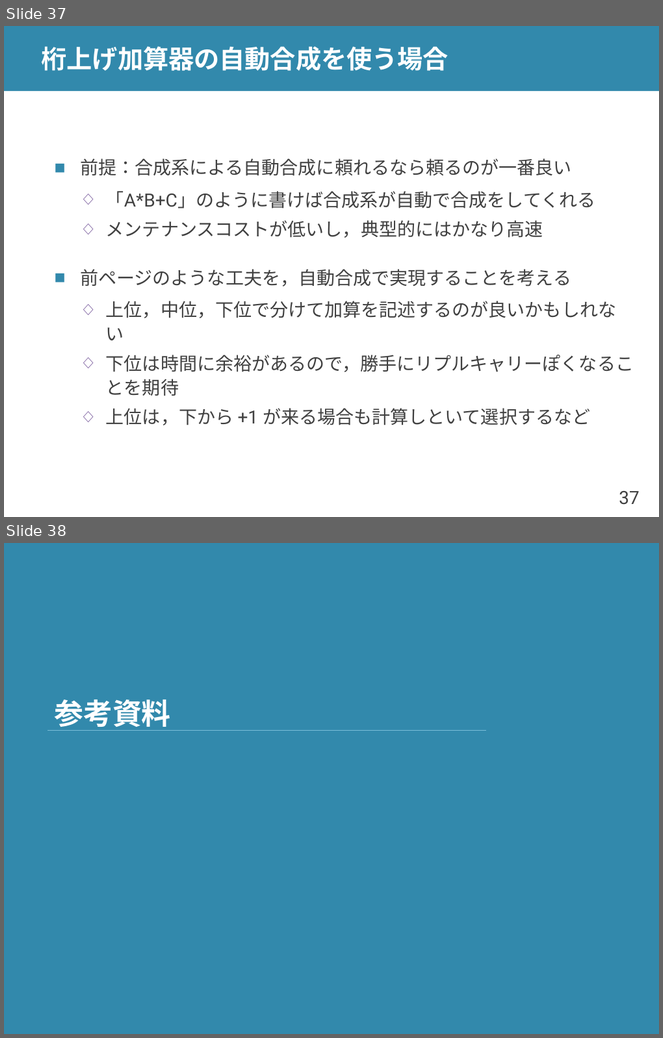
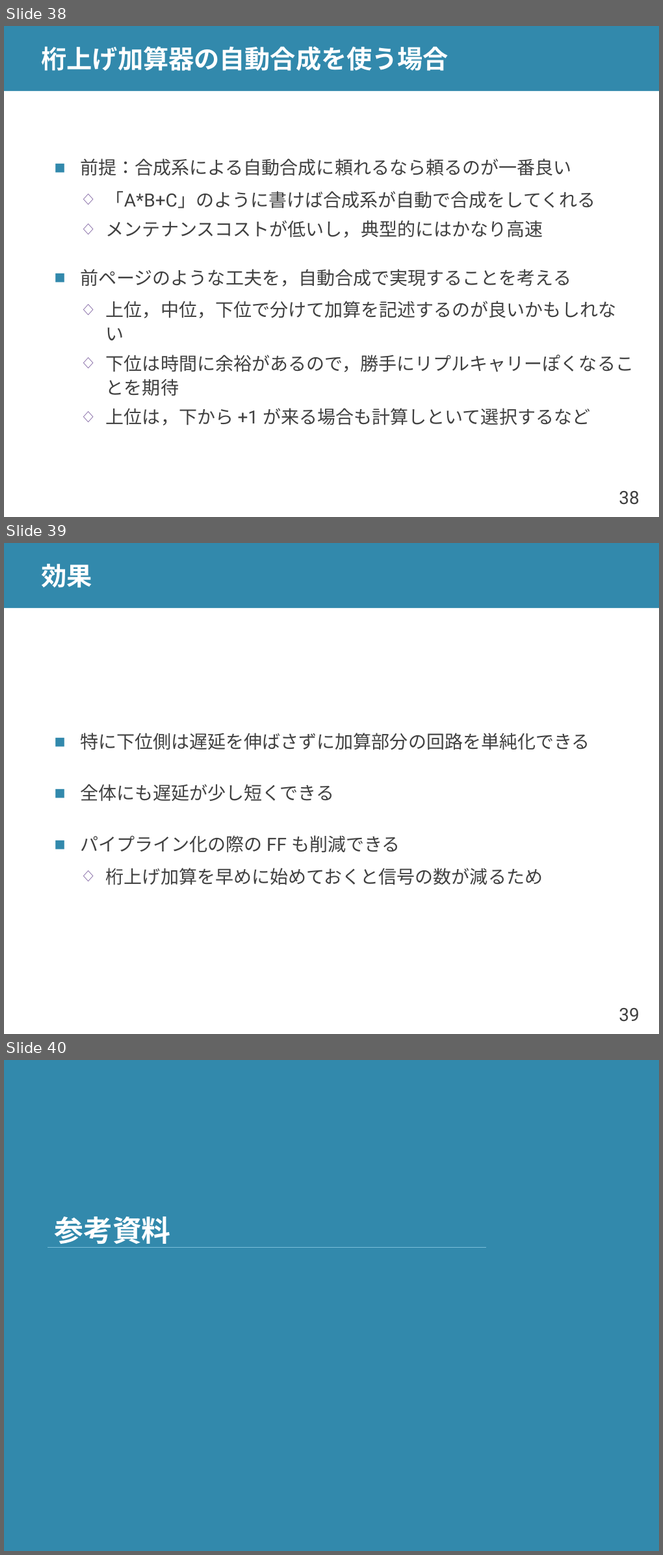
Before and after one commit to shioyadan/advanced-computer-organization, a slide deck: aco-shioya-appendix-fpu.pptx. Shown one above the other, each under a label of ours: slides 37 and 38 before the commit, slides 38, 39 and 40 after it. The pictures are 663x1038 and 663x1555 pixels, drawn with LibreOffice and Linux fonts; fonts in the diff are those of the drawing. Boxes give left, top, right and bottom in pixels: in the first picture for what was removed or moved away, otherwise in the second. Text is boxed around its words. In the diff, an @@ line names an element or a change of style, - is before the commit and + after.

Commit message:
浮動小数点演算器の高速化のウォレス木の部分を加筆
厚みを意識した加算の最適化の例を追加

```diff
--- a/aco-shioya-appendix-fpu.pptx
+++ b/aco-shioya-appendix-fpu.pptx
@@ slide 39 added at (4,543,659,1034), background #FFFFFF; not listed: 2 template elements that a slide beside it also shows @@
@@ title added at (42,564,92,588), 28 pt, text #FFFFFF, bold @@
+効果
@@ text added at (80,733,590,886), 20 pt, text #404040 @@
+■ 特に下位側は遅延を伸ばさずに加算部分の回路を単純化できる
+■ 全体にも遅延が少し短くできる
+■ パイプライン化の際の FF も削減できる
+  ◇ 桁上げ加算を早めに始めておくと信号の数が減るため
@@ what was slide 37 is now slide 38 @@
@@ page number at (619,491,639,505): text changed @@
-37
+38
@@ what was slide 38 is now slide 40 @@
```
Also in this commit, not shown: 1 slide changed, 1 other slide added.
